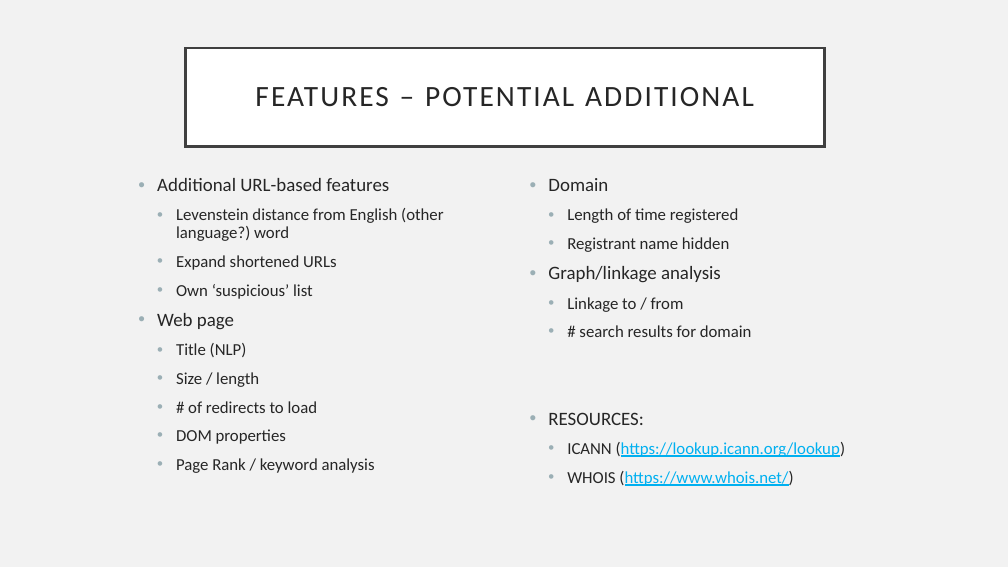
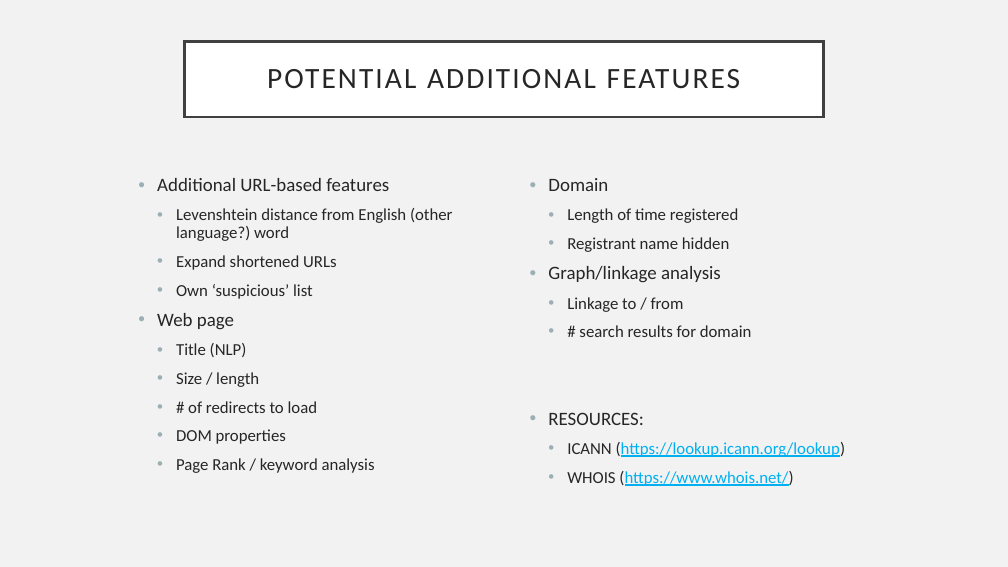
Before and after one commit to kbfreder/phishing-urls, a slide deck: slide 12 of docs/Presentation.pptx (slide 9 before the commit). Drawn at 1008x567 pixels with LibreOffice and Linux fonts; fonts in the diff are those of the drawing. Boxes give left, top, right and bottom in pixels: in the first picture for what was removed or moved away, otherwise in the second. Text is boxed around its words. In the diff, an @@ line names an element or a change of style, - is before the commit and + after.

```diff
--- a/docs/Presentation.pptx
+++ b/docs/Presentation.pptx
@@ title "POTENTIAL ADDITIONAL FEATURES": place and size @@
-title "POTENTIAL ADDITIONAL FEATURES" at <box>185,48,824,147</box>
+title "POTENTIAL ADDITIONAL FEATURES" at <box>185,42,823,117</box>
@@ title at <box>267,69,740,88</box>: text changed @@
-FEATURES – POTENTIAL ADDITIONAL
+POTENTIAL ADDITIONAL FEATURES
@@ text at <box>176,208,452,241</box>: text changed @@
-  • Levenstein distance from English (other language?) word
+  • Levenshtein distance from English (other language?) word
```
Also in this commit, not shown: 3 other slides changed, 6 slides added, 1 slide removed, 25 other files.
